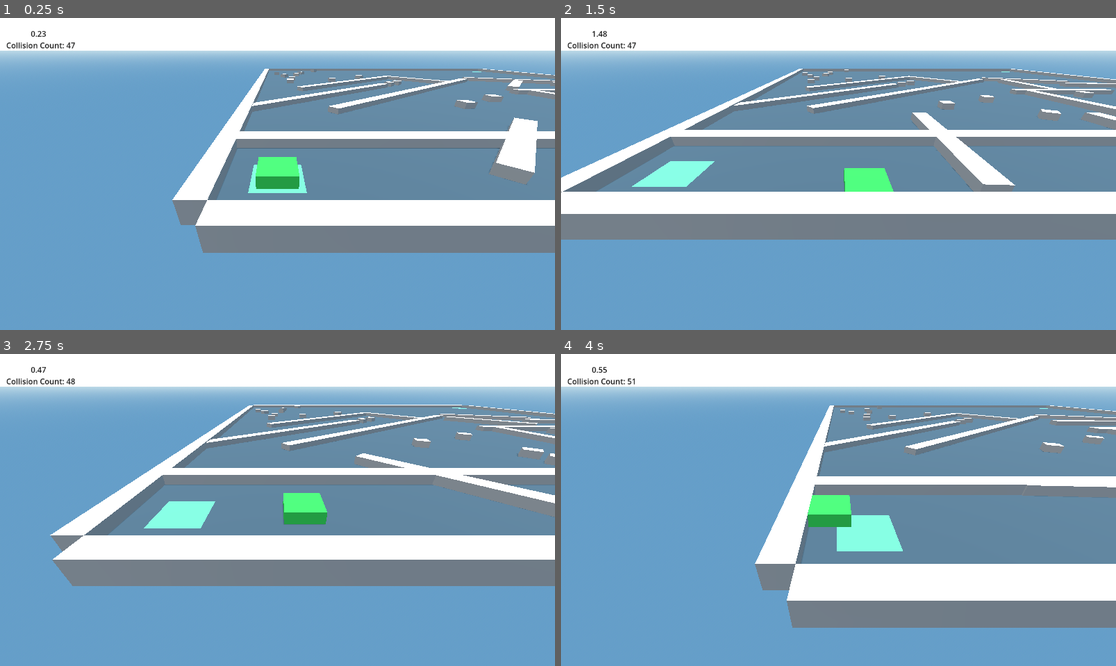
Above: before the commit, frames 1-4 (two rows, left to right).
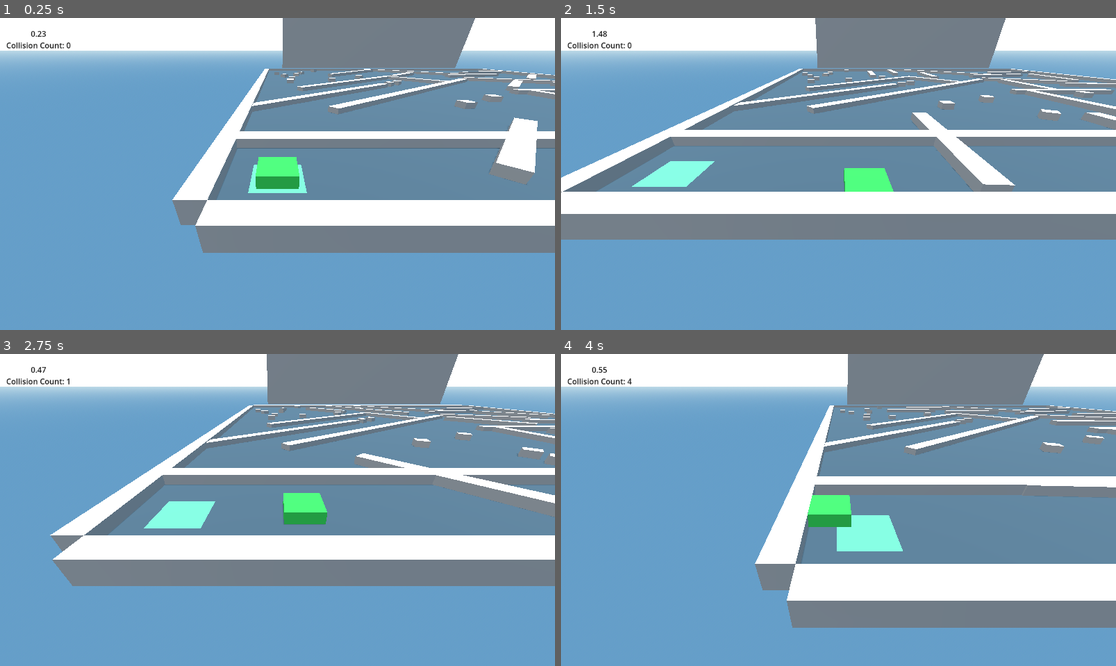
Above: after the commit, the same moments.

Repository: Althories/objcourseremake
Game: Godot game, scene res://Scenes/main.tscn
Same seed, same stepped clock (60 frames per second), same inputs: the game is played once before the commit and once after it. The project has no main scene, so this scene is started directly.
Inputs:
- Up to frame 1 (0.25 s): no input
- Up to frame 2 (1.5 s): hold D (move_right) 0.53-1.28 s; hold S (move_down) from 1.28 s (still down)
- Up to frame 3 (2.75 s): release S (move_down) at 2.03 s; hold D (move_right) from 2.03 s (still down)
- Up to frame 4 (4 s): release D (move_right) at 2.78 s; hold W (move_up) 2.78-3.53 s; hold A (move_left) from 3.53 s (still down)

The runs differ from the first frame. In frame 1, 5.7% of the frame differs, in the area x 12-97%, y 0-20%; in frame 2, 5.7%; in frame 3, 5.9%; in frame 4, 6.1%, in the area x 11-100%, y 0-21%.

Commit message:
-updated collision label
yeah

Diff:
--- a/Scenes/main.tscn
+++ b/Scenes/main.tscn
@@ -63,6 +63,8 @@
 [sub_resource type="PlaneMesh" id="PlaneMesh_kry3j"]
 material = SubResource("StandardMaterial3D_jjvhh")
 
+[sub_resource type="BoxMesh" id="BoxMesh_hptm8"]
+
 [sub_resource type="BoxShape3D" id="BoxShape3D_hptm8"]
 size = Vector3(2, 1, 2)
 
@@ -222,6 +224,18 @@
 [node name="Obstacle18" parent="World/WorldGeometry/Obstacles/Static Obstacles" instance=ExtResource("4_6bp64")]
 transform = Transform3D(0.605155, 0, -8.64164, 0, 1, 0, 0.796107, 0, 6.56888, -7.95882, -0.0697365, -6.13599)
 
+[node name="Obstacle20" parent="World/WorldGeometry/Obstacles/Static Obstacles" instance=ExtResource("4_6bp64")]
+transform = Transform3D(-0.635283, 0, -8.38299, 0, 1, 0, 0.772279, 0, -6.89592, 1.77378, -0.0697365, -22.0671)
+
+[node name="Obstacle21" parent="World/WorldGeometry/Obstacles/Static Obstacles" instance=ExtResource("4_6bp64")]
+transform = Transform3D(-0.635283, 0, -8.38299, 0, 1, 0, 0.772279, 0, -6.89592, 9.39465, -0.0697365, -15.7981)
+
+[node name="Obstacle22" parent="World/WorldGeometry/Obstacles/Static Obstacles" instance=ExtResource("4_6bp64")]
+transform = Transform3D(0.185187, 0, -10.6671, 0, 1, 0, 0.982703, 0, 2.01017, 13.4296, -0.0697365, -12.4838)
+
+[node name="Obstacle23" parent="World/WorldGeometry/Obstacles/Static Obstacles" instance=ExtResource("4_6bp64")]
+transform = Transform3D(0.185187, 0, -10.6671, 0, 1, 0, 0.982703, 0, 2.01017, 20.6093, -0.0697365, -18.6309)
+
 [node name="Obstacle19" parent="World/WorldGeometry/Obstacles/Static Obstacles" instance=ExtResource("4_6bp64")]
 transform = Transform3D(0.796107, 0, 5.89163, 0, 1, 0, -0.605155, 0, 7.75069, -1.3033, -0.0697365, -5.49507)
 
@@ -232,6 +246,24 @@
 
 [node name="Obstacle_Moving1" parent="World/WorldGeometry/Obstacles/Moving Obstacles" instance=ExtResource("4_21xkr")]
 transform = Transform3D(9.1031, 0, 4.46638e-06, 0, 1, 0, -4.06579e-05, 0, 1, -10.9874, 0, 20.0756)
+
+[node name="Obstacle_Moving29" parent="World/WorldGeometry/Obstacles/Moving Obstacles" instance=ExtResource("4_21xkr")]
+transform = Transform3D(9.1031, 0, 4.46638e-06, 0, 1, 0, -4.06579e-05, 0, 1, -4.75063, 0, -19.9912)
+
+[node name="Obstacle_Moving25" parent="World/WorldGeometry/Obstacles/Moving Obstacles" instance=ExtResource("4_21xkr")]
+transform = Transform3D(9.1031, 0, 4.46638e-06, 0, 1, 0, -4.06579e-05, 0, 1, -9.87969, 0, -15.2414)
+
+[node name="Obstacle_Moving28" parent="World/WorldGeometry/Obstacles/Moving Obstacles" instance=ExtResource("4_21xkr")]
+transform = Transform3D(9.1031, 0, 4.46638e-06, 0, 1, 0, -4.06579e-05, 0, 1, -9.87969, 0, -15.2414)
+
+[node name="Obstacle_Moving26" parent="World/WorldGeometry/Obstacles/Moving Obstacles" instance=ExtResource("4_21xkr")]
+transform = Transform3D(9.1031, 0, 4.46638e-06, 0, 1, 0, -4.06579e-05, 0, 1, -9.87969, 0, -15.2414)
+
+[node name="Obstacle_Moving27" parent="World/WorldGeometry/Obstacles/Moving Obstacles" instance=ExtResource("4_21xkr")]
+transform = Transform3D(9.1031, 0, 4.46638e-06, 0, 1, 0, -4.06579e-05, 0, 1, 0.325478, 0, -12.5015)
+
+[node name="Obstacle_Moving30" parent="World/WorldGeometry/Obstacles/Moving Obstacles" instance=ExtResource("4_21xkr")]
+transform = Transform3D(9.1031, 0, 4.46638e-06, 0, 1, 0, -4.06579e-05, 0, 1, 19.8517, 0, -8.24441)
 
 [node name="Obstacle_Moving9" parent="World/WorldGeometry/Obstacles/Moving Obstacles" instance=ExtResource("4_21xkr")]
 transform = Transform3D(9.1031, 0, 4.46638e-06, 0, 1, 0, -4.06579e-05, 0, 1, 8.55019, 3.8147e-06, 0.337826)
@@ -314,6 +346,10 @@
 transform = Transform3D(1, 0, 0, 0, 1, 0, 0, 0, 1, 23, 0, -23)
 mesh = SubResource("PlaneMesh_kry3j")
 skeleton = NodePath("../../..")
+
+[node name="EmersonWall" type="MeshInstance3D" parent="World/WorldGeometry"]
+transform = Transform3D(43.526, 0, 0, 0, 15.217, 0, 0, 0, 1, 0, 8.0916, -28.5634)
+mesh = SubResource("BoxMesh_hptm8")
 
 [node name="Finish_Zone" type="Area3D" parent="World"]
 transform = Transform3D(1, 0, 0, 0, 1, 0, 0, 0, 1, 23.2547, 0.550172, -22.9925)
@@ -376,9 +412,19 @@
 [connection signal="body_entered" from="World/WorldGeometry/Obstacles/Static Obstacles/Obstacle16" to="Character/CharacterBody3D" method="_on_obstacle_body_entered"]
 [connection signal="body_entered" from="World/WorldGeometry/Obstacles/Static Obstacles/Obstacle17" to="Character/CharacterBody3D" method="_on_obstacle_body_entered"]
 [connection signal="body_entered" from="World/WorldGeometry/Obstacles/Static Obstacles/Obstacle18" to="Character/CharacterBody3D" method="_on_obstacle_body_entered"]
+[connection signal="body_entered" from="World/WorldGeometry/Obstacles/Static Obstacles/Obstacle20" to="Character/CharacterBody3D" method="_on_obstacle_body_entered"]
+[connection signal="body_entered" from="World/WorldGeometry/Obstacles/Static Obstacles/Obstacle21" to="Character/CharacterBody3D" method="_on_obstacle_body_entered"]
+[connection signal="body_entered" from="World/WorldGeometry/Obstacles/Static Obstacles/Obstacle22" to="Character/CharacterBody3D" method="_on_obstacle_body_entered"]
+[connection signal="body_entered" from="World/WorldGeometry/Obstacles/Static Obstacles/Obstacle23" to="Character/CharacterBody3D" method="_on_obstacle_body_entered"]
 [connection signal="body_entered" from="World/WorldGeometry/Obstacles/Static Obstacles/Obstacle19" to="Character/CharacterBody3D" method="_on_obstacle_body_entered"]
 [connection signal="body_entered" from="World/WorldGeometry/Obstacles/Static Obstacles/Obstacle7" to="Character/CharacterBody3D" method="_on_obstacle_body_entered"]
 [connection signal="body_entered" from="World/WorldGeometry/Obstacles/Moving Obstacles/Obstacle_Moving1" to="Character/CharacterBody3D" method="_on_obstacle_body_entered"]
+[connection signal="body_entered" from="World/WorldGeometry/Obstacles/Moving Obstacles/Obstacle_Moving29" to="Character/CharacterBody3D" method="_on_obstacle_body_entered"]
+[connection signal="body_entered" from="World/WorldGeometry/Obstacles/Moving Obstacles/Obstacle_Moving25" to="Character/CharacterBody3D" method="_on_obstacle_body_entered"]
+[connection signal="body_entered" from="World/WorldGeometry/Obstacles/Moving Obstacles/Obstacle_Moving28" to="Character/CharacterBody3D" method="_on_obstacle_body_entered"]
+[connection signal="body_entered" from="World/WorldGeometry/Obstacles/Moving Obstacles/Obstacle_Moving26" to="Character/CharacterBody3D" method="_on_obstacle_body_entered"]
+[connection signal="body_entered" from="World/WorldGeometry/Obstacles/Moving Obstacles/Obstacle_Moving27" to="Character/CharacterBody3D" method="_on_obstacle_body_entered"]
+[connection signal="body_entered" from="World/WorldGeometry/Obstacles/Moving Obstacles/Obstacle_Moving30" to="Character/CharacterBody3D" method="_on_obstacle_body_entered"]
 [connection signal="body_entered" from="World/WorldGeometry/Obstacles/Moving Obstacles/Obstacle_Moving9" to="Character/CharacterBody3D" method="_on_obstacle_body_entered"]
 [connection signal="body_entered" from="World/WorldGeometry/Obstacles/Moving Obstacles/Obstacle_Moving2" to="Character/CharacterBody3D" method="_on_obstacle_body_entered"]
 [connection signal="body_entered" from="World/WorldGeometry/Obstacles/Moving Obstacles/Obstacle_Moving3" to="Character/CharacterBody3D" method="_on_obstacle_body_entered"]
--- a/Scripts/collision_label.gd
+++ b/Scripts/collision_label.gd
@@ -3,7 +3,7 @@
 #I don't know what's causing it but the signal fires once on ready() per obstacle in scene.
 #The negative count here should reflect the number of obstacle nodes in the scene
 
-var collision_count = -2
+var collision_count = -61
 
 func _ready():
 	text = "Collision Count: %s" % collision_count
Not shown: 1 places in Scenes/main.tscn that only renumber resources
Binary file added: godot-gif.gif
